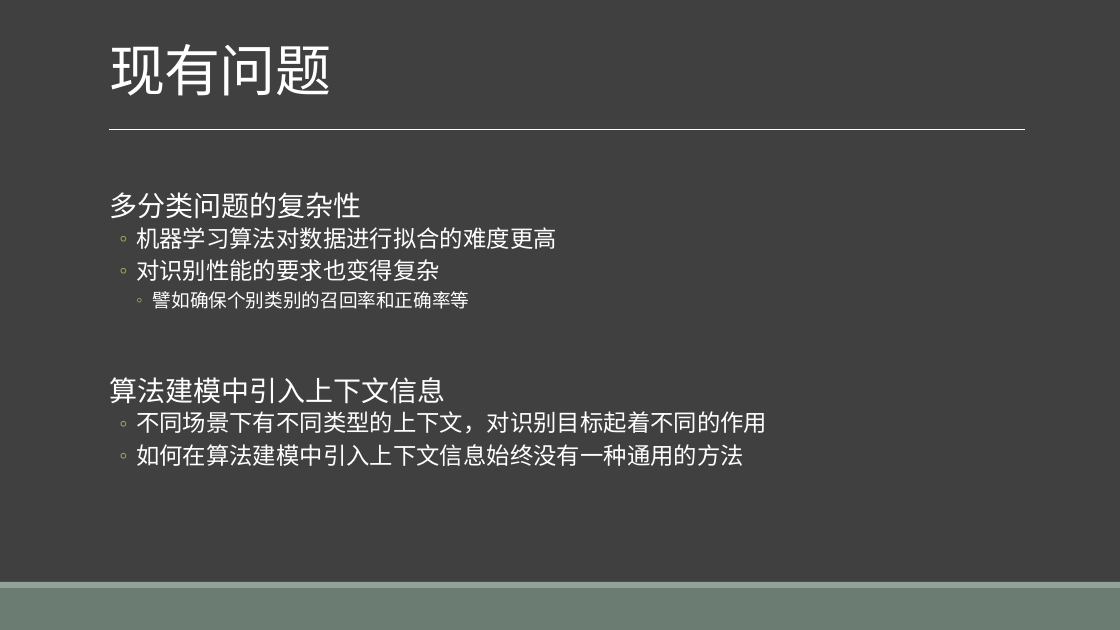
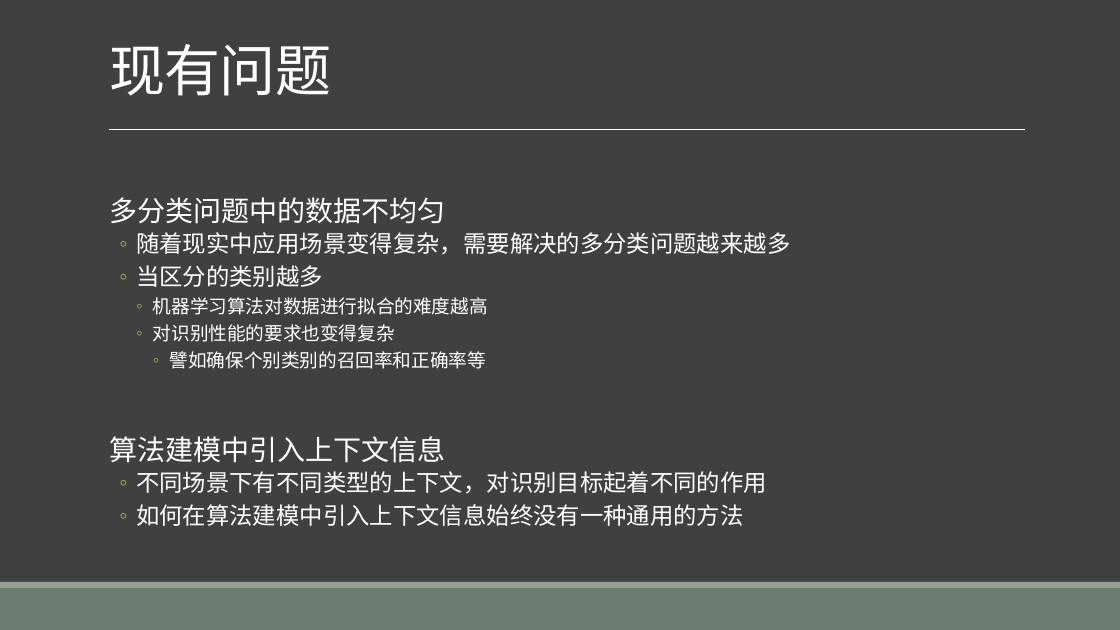
Before and after one commit to liangxh/grad2019, a slide deck: slide 13 of 计研163_梁锡豪_2016211014.pptx. Drawn at 1120x630 pixels with LibreOffice and Linux fonts; fonts in the diff are those of the drawing. Boxes give left, top, right and bottom in pixels: in the first picture for what was removed or moved away, otherwise in the second. Text is boxed around its words. In the diff, an @@ line names an element or a change of style, - is before the commit and + after.

```diff
--- a/计研163_梁锡豪_2016211014.pptx
+++ b/计研163_梁锡豪_2016211014.pptx
@@ text at (x1=109, y1=197, x2=790, y2=315): text changed @@
-  多分类问题的复杂性
-  ◦ 机器学习算法对数据进行拟合的难度更高
+  多分类问题中的数据不均匀
+  ◦ 随着现实中应用场景变得复杂，需要解决的多分类问题越来越多
+  ◦ 当区分的类别越多
+    ◦ 机器学习算法对数据进行拟合的难度越高
@@ text at (x1=153, y1=324, x2=486, y2=369): size 20 to 16 pt in "对识别性能的要求也变得复杂"; list level 2 to 3 in "对识别性能的要求也变得复杂"; list level 3 to 4 in "譬如确保个别类别的召回率和正确率等" @@
```
Also in this commit, not shown: 2 other slides changed, 2 slides removed, 6 other files.
